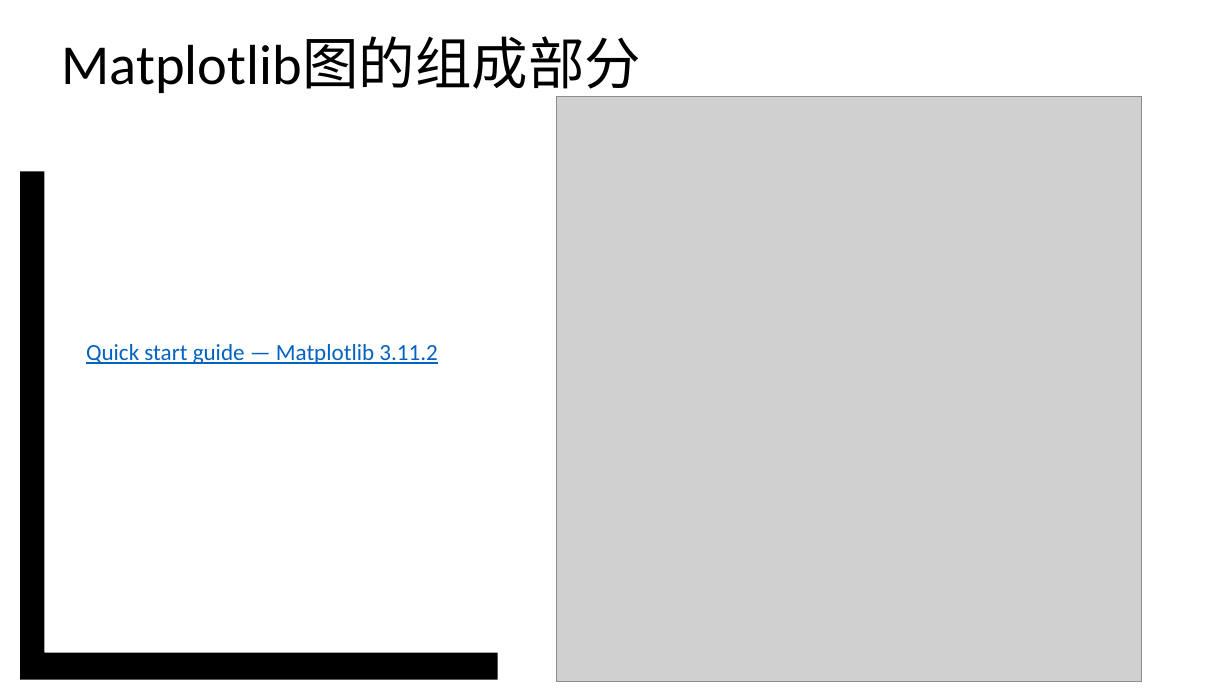
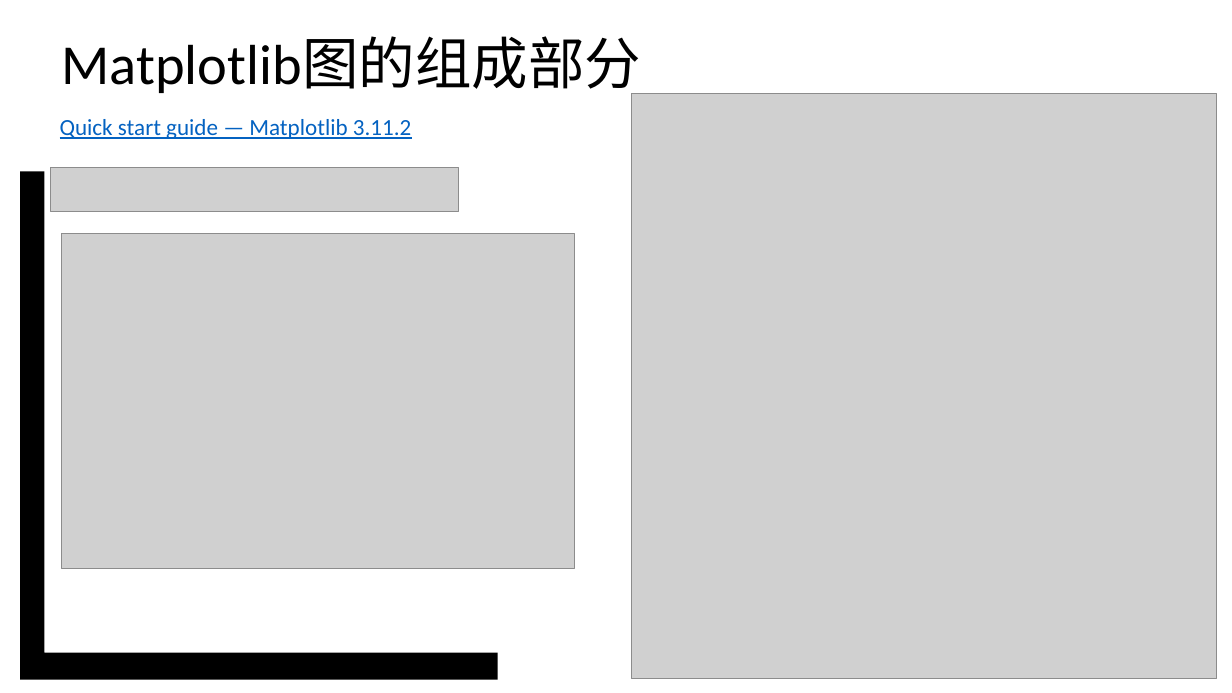
Before and after one commit to vcboy1/Leeds, a slide deck: slide 26 of 26fall/1850/Note/w1.8_s1.pptx (slide 22 before the commit). Drawn at 1232x693 pixels with LibreOffice and Linux fonts; fonts in the diff are those of the drawing; grey boxes stand for pictures; background and template pictures are left out. Boxes give left, top, right and bottom in pixels: in the first picture for what was removed or moved away, otherwise in the second. Text is boxed around its words. In the diff, an @@ line names an element or a change of style, - is before the commit and + after.

```diff
--- a/26fall/1850/Note/w1.8_s1.pptx
+++ b/26fall/1850/Note/w1.8_s1.pptx
@@ text "Quick start guide — Matplotlib ...": place and size @@
-text "Quick start guide — Matplotlib ..." at <box>86,344,437,364</box>
+text "Quick start guide — Matplotlib ..." at <box>60,119,411,139</box>
@@ picture: place and size @@
-picture at <box>557,96,1142,681</box>
+picture at <box>631,93,1216,678</box>
@@ picture added at <box>51,167,459,211</box> @@
@@ picture added at <box>62,234,575,569</box> @@
```
Also in this commit, not shown: 1 other slide changed, 7 slides added, 1 slide removed, 1 other file.
